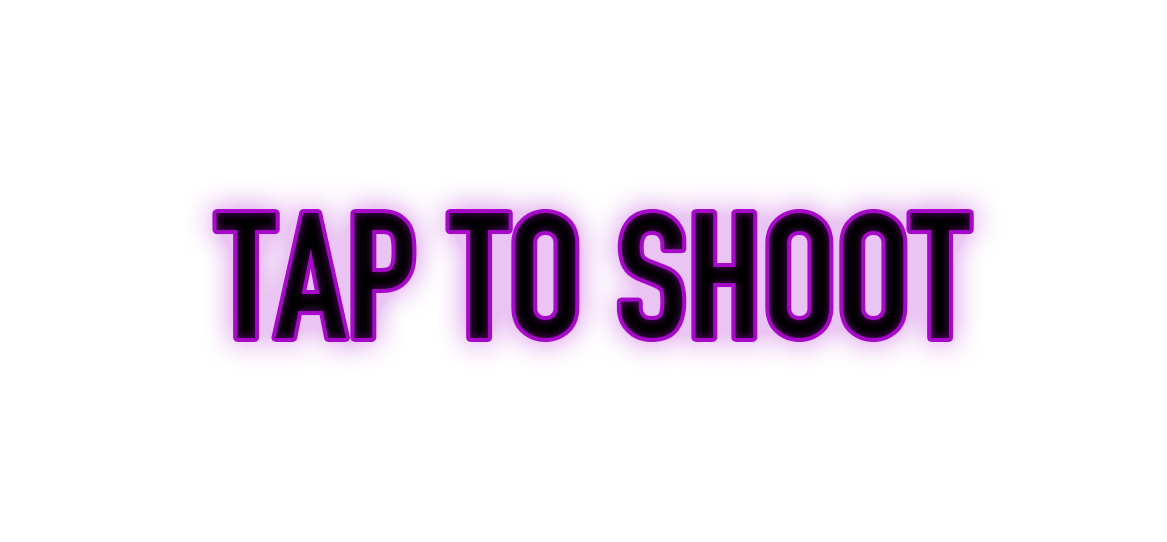
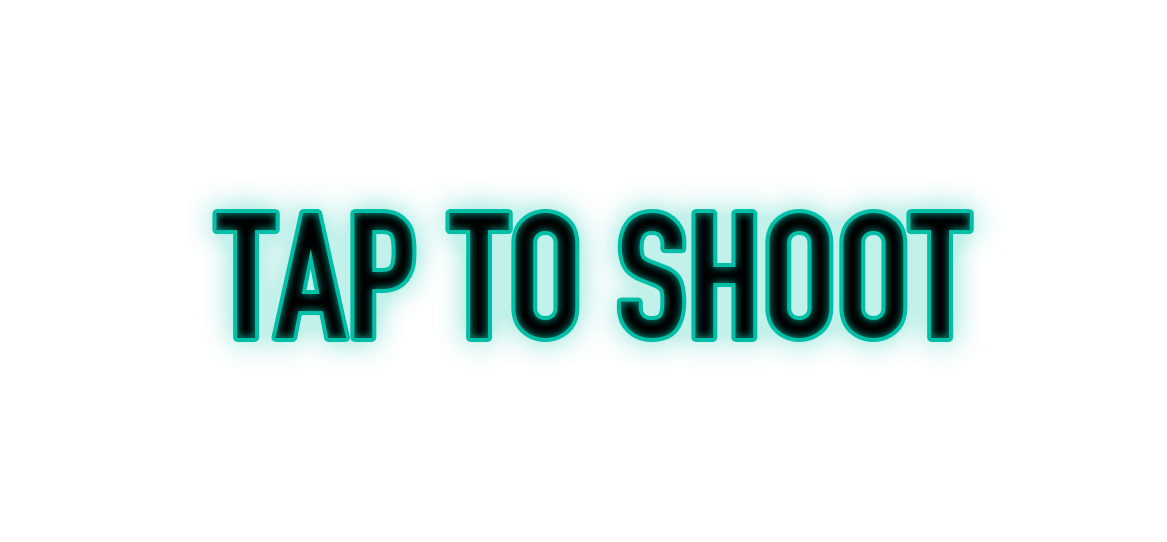
Layered file, before and after one edit (w=1167, h=542). Changes by layer:
pixels changed over [189, 183, 998, 368] (layer not identified)
